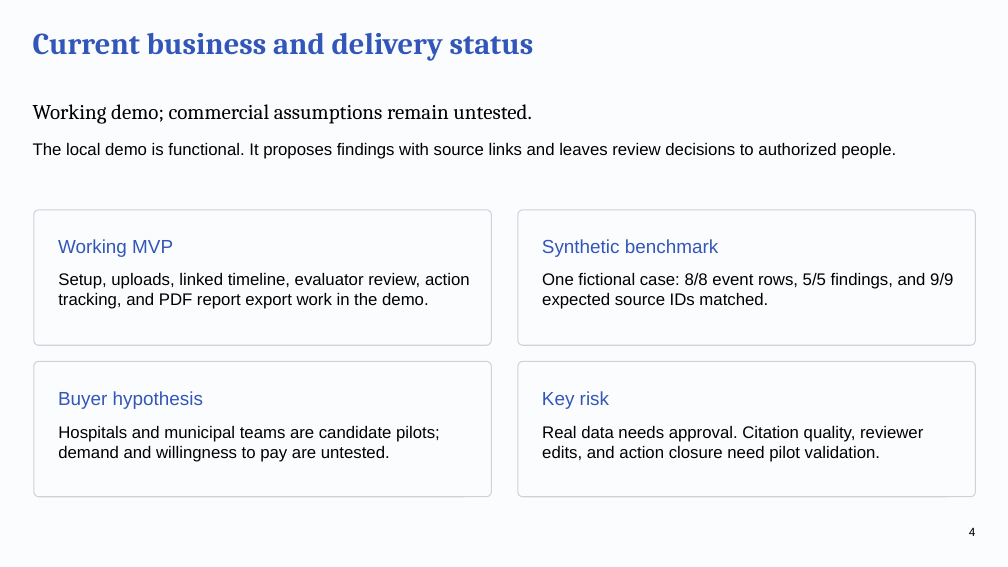
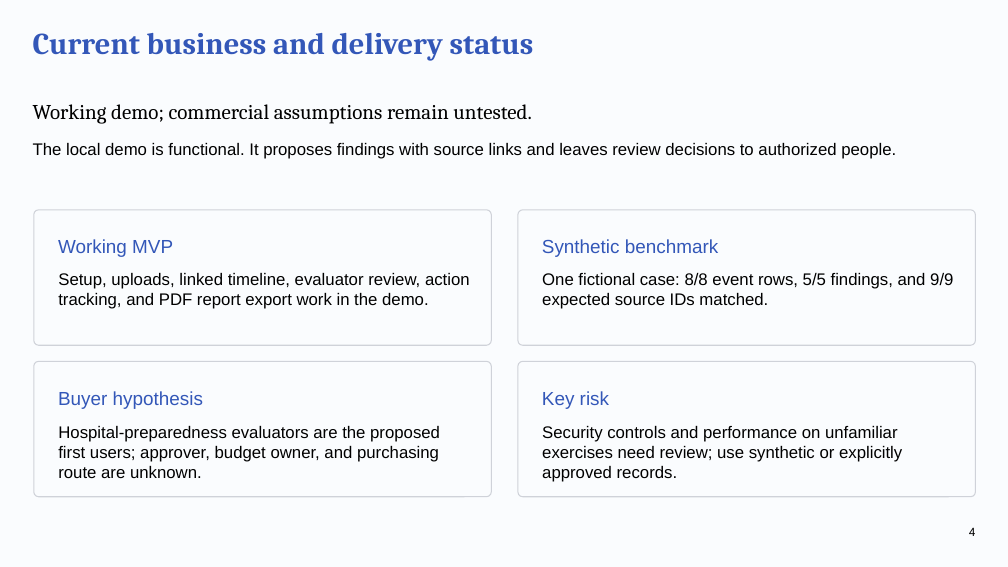
Before and after one commit to deepeshaiml/DrillLoop, a slide deck: slide 4 of DrillLoop_Business_Review.pptx. Drawn at 1008x567 pixels with LibreOffice and Linux fonts; fonts in the diff are those of the drawing. Boxes give left, top, right and bottom in pixels: in the first picture for what was removed or moved away, otherwise in the second. Text is boxed around its words. In the diff, an @@ line names an element or a change of style, - is before the commit and + after.

Commit message:
Align Eureka materials with reviewer feedback

```diff
--- a/DrillLoop_Business_Review.pptx
+++ b/DrillLoop_Business_Review.pptx
@@ text at box(58, 426, 440, 478): text changed @@
-Hospitals and municipal teams are candidate pilots; demand and willingness to pay are untested.
+Hospital-preparedness evaluators are the proposed first users; approver, budget owner, and purchasing route are unknown.
@@ text at box(542, 426, 902, 482): text changed @@
-Real data needs approval. Citation quality, reviewer edits, and action closure need pilot validation.
+Security controls and performance on unfamiliar exercises need review; use synthetic or explicitly approved records.
```
Also in this commit, not shown: 11 other slides changed, 14 other files.
